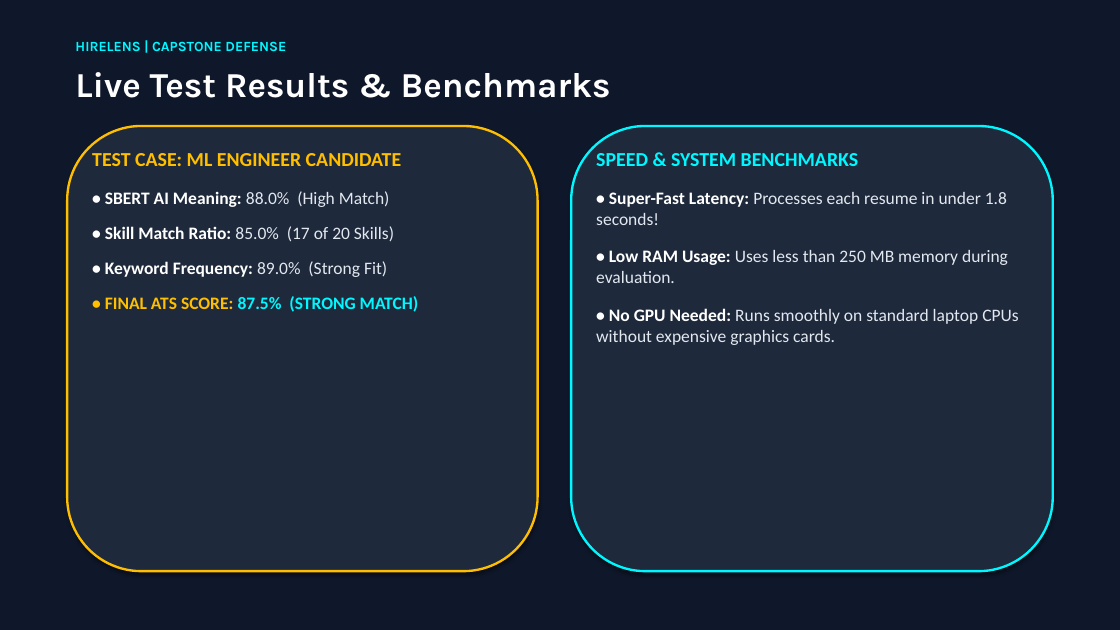
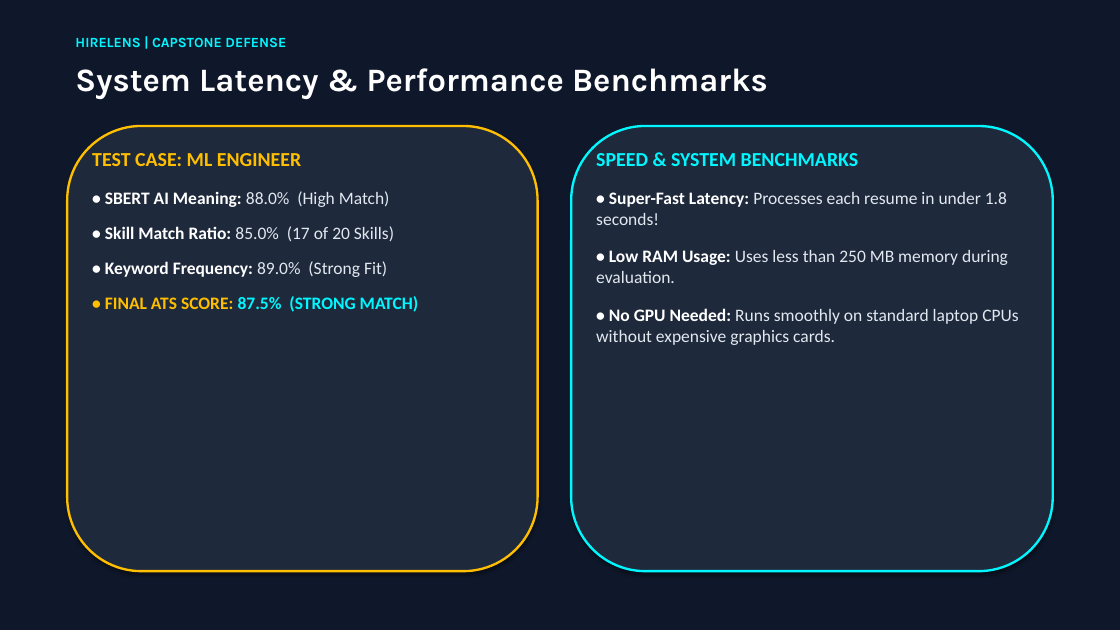
Before and after one commit to Aryan8182/Hirelens-ai-resume-analyzer, a slide deck: slide 13 of HireLens_Presentation.pptx (slide 9 before the commit). Drawn at 1120x630 pixels with LibreOffice and Linux fonts; fonts in the diff are those of the drawing. Boxes give left, top, right and bottom in pixels: in the first picture for what was removed or moved away, otherwise in the second. Text is boxed around its words. In the diff, an @@ line names an element or a change of style, - is before the commit and + after.

Commit message:
Embed high-res live UI screenshots into HireLens PowerPoint presentation deck

```diff
--- a/HireLens_Presentation.pptx
+++ b/HireLens_Presentation.pptx
@@ text "HIRELENS | CAPSTONE DEFENSE": place and size @@
-text "HIRELENS | CAPSTONE DEFENSE" at [75, 41, 286, 51]
+text "HIRELENS | CAPSTONE DEFENSE" at [75, 37, 286, 47]
@@ text at [75, 68, 768, 99]: text changed; size 30 to 28 pt @@
-Live Test Results & Benchmarks
+System Latency & Performance Benchmarks
@@ text at [92, 153, 301, 166]: text changed @@
-TEST CASE: ML ENGINEER CANDIDATE
+TEST CASE: ML ENGINEER
```
Also in this commit, not shown: 11 other slides changed, 4 slides added, 1 other file.
